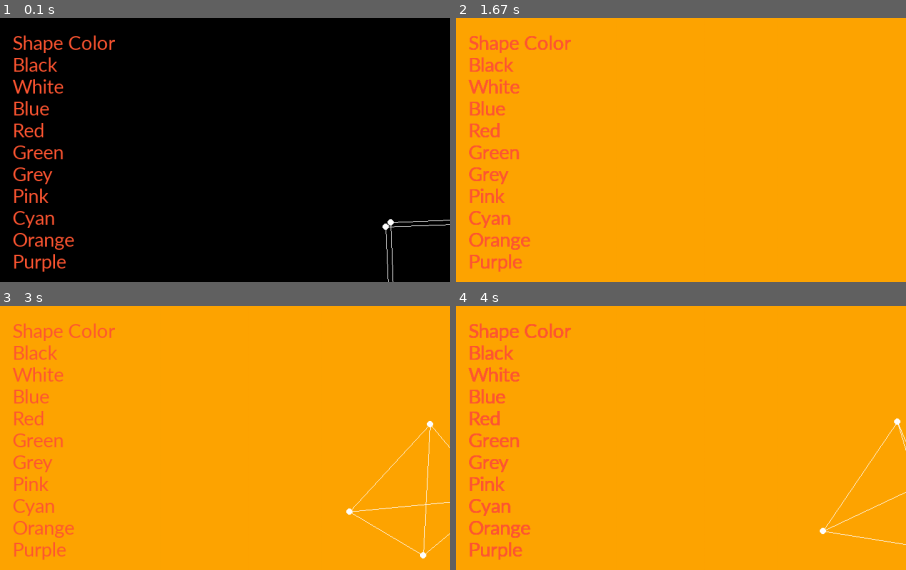
Above: before the commit, frames 1-4 (two rows, left to right).
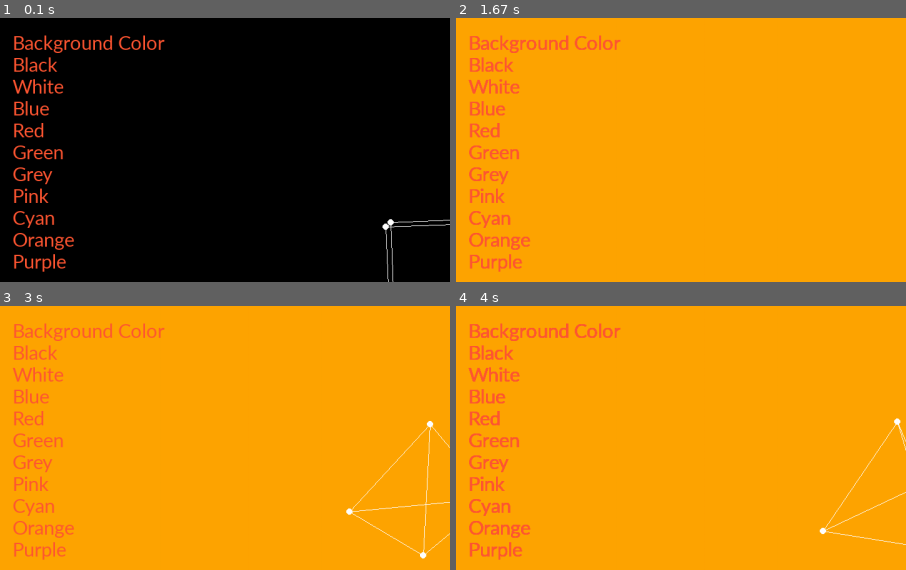
Above: after the commit, the same moments.

Repository: DillTheBeast/Renderer
Game: pygame game, started from PyGameSelection.py
Same seed, same stepped clock (60 frames per second), same inputs: the game is played once before the commit and once after it.
Inputs:
- Up to frame 1 (0.1 s): no input
- Up to frame 2 (1.67 s): tap T at 0.33, 1.15 s; click "Orange" at 0.72 s; hold Up 1-1.47 s; hold W 1-1.47 s; tap Space at 1.07, 1.37, 1.57 s; hold Down from 1.5 s (still down); hold S from 1.5 s (still down)
- Up to frame 3 (3 s): release Down at 1.8 s; release S at 1.8 s; hold Up 1.83-2.2 s; hold W 1.83-2.2 s; tap Space at 1.9, 2.3, 2.7 s; tap C at 1.98 s; hold Down 2.23-2.6 s; hold S 2.23-2.6 s; tap T at 2.38 s; hold Up 2.63-2.93 s; hold W 2.63-2.93 s; hold Down from 2.97 s (still down); hold S from 2.97 s (still down)
- Up to frame 4 (4 s): tap Space at 3.03, 3.37, 3.77 s; tap C at 3.12 s; release Down at 3.27 s; release S at 3.27 s; hold Up 3.3-3.67 s; hold W 3.3-3.67 s; tap T at 3.45 s; hold Down from 3.7 s (still down); hold S from 3.7 s (still down)
The pictures show only the part of the screen within x 0-50%, y 0-50%; the shares and areas given below are measured in that part.

The runs differ from the first frame. In frame 1, 0.9% of the frame differs, in the area x 2-37%, y 6-14%; in frame 2, 0.7%; in frame 3, 0.6%; in frame 4, 0.7%.

Commit message:
Update PyGameSelection.py

Diff:
--- a/PyGameSelection.py
+++ b/PyGameSelection.py
@@ -304,9 +304,17 @@
             movement(Sphere.spherePoints, Sphere.sphereProjectedPoints, i, False, False, False, False, True)
     place = 20
     for i in range(2):
-        for j in range(0, len(texts)):
+        if i == 0:
+            header = header1
+        else:
+            header = header2
+
+        screen.blit(header, (20, place))
+        place += 35
+
+        for j in range(1, len(texts)):
             screen.blit(texts[j], (20, place))
             place += 35
         place += 40
-        texts[0] = header2
+
     pygame.display.update()
